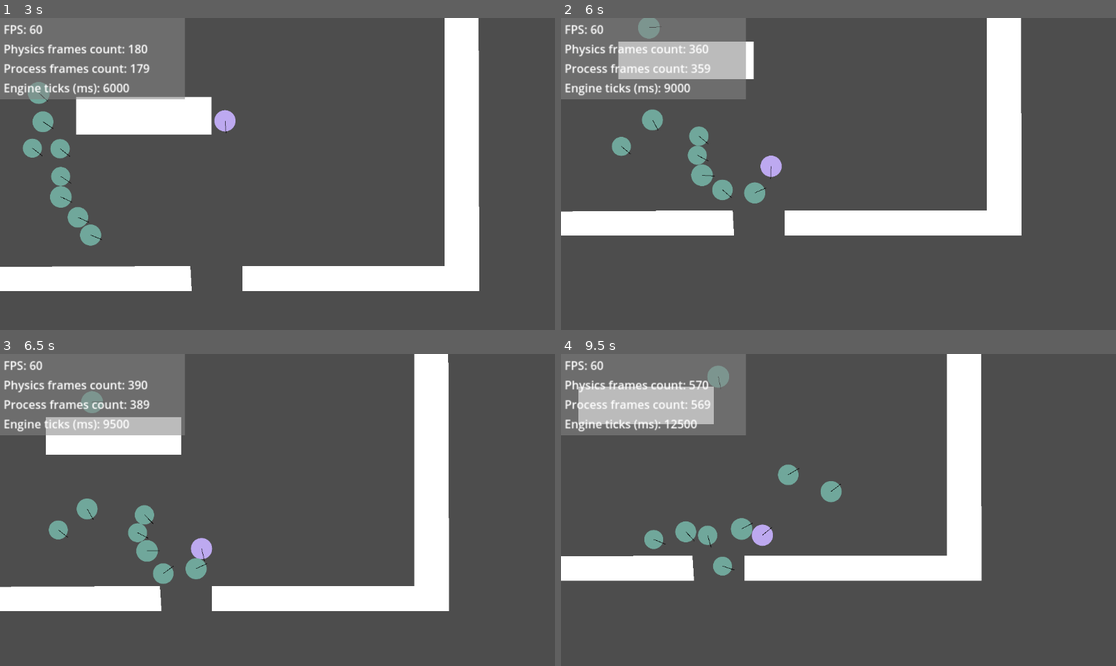
Above: before the commit, frames 1-4 (two rows, left to right).
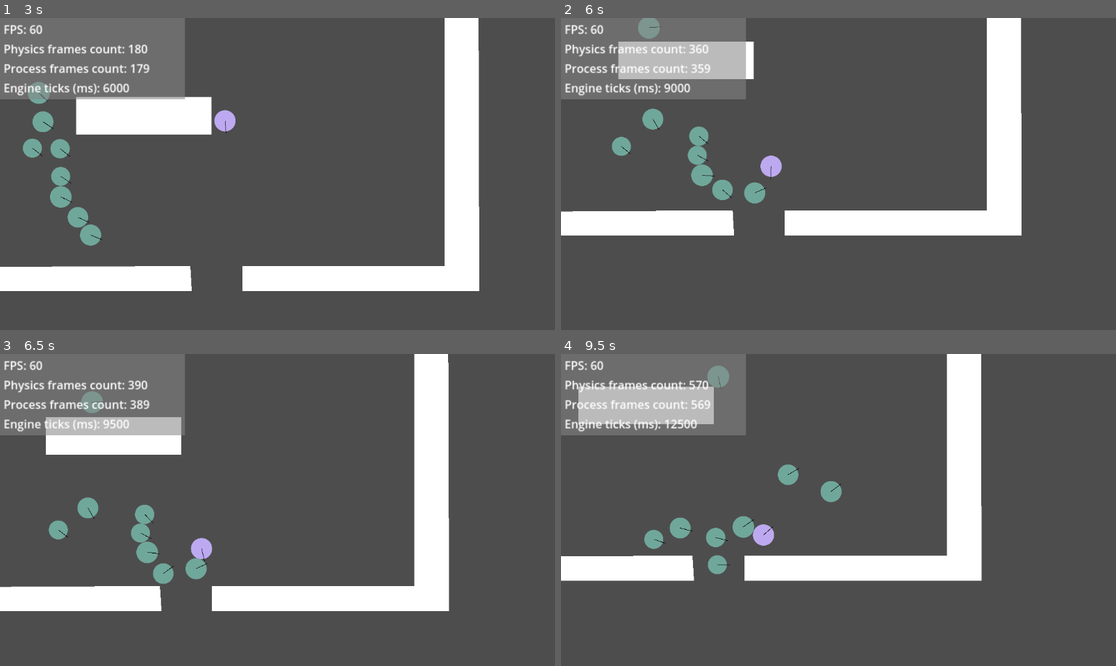
Above: after the commit, the same moments.

Repository: uknowmee/social-force
Game: Godot game, scene res://scenes/demos/demo_01.tscn
The game is run twice, just before and just after one commit, with the same random seed, the same clock (stepped at 60 frames per second) and the same inputs.
Inputs (mouse positions are in pixels of both pictures, inside the frame that each line leads up to):
- Up to frame 1 (3 s): move the mouse to (399, 158) at 0.52 s; click (399, 158) at 0.67 s; drag from (166, 189) to (49, 139) at 1.27 s; move the mouse to (333, 105) at 2.02 s; click (333, 105) at 2.17 s; drag from (249, 236) to (111, 127) at 2.77 s
- Up to frame 2 (6 s): move the mouse to (1005, 220) at 3.52 s; click (1005, 220) at 3.67 s; drag from (672, 127) to (755, 96) at 4.27 s; move the mouse to (866, 174) at 5.02 s; click (866, 174) at 5.17 s; drag from (755, 96) to (727, 189) at 5.77 s
- Up to frame 3 (6.5 s): no input
- Up to frame 4 (9.5 s): move the mouse to (960, 494) at 6.52 s; click (960, 494) at 6.67 s; drag from (727, 525) to (810, 572) at 7.27 s; move the mouse to (894, 441) at 8.02 s; click (894, 441) at 8.17 s; drag from (810, 572) to (672, 463) at 8.77 s

Frame 1 is identical in both runs. In frame 2, less than 0.1% of the frame differs, in the area x 14-26%, y 2-45%; in frame 3, 0.2%; in frame 4, 0.7%, in the area x 16-51%, y 35-72%.

Commit message:
fix code smells and format

Diff:
--- a/agh_simulation/scenes/agent/agent.gd
+++ b/agh_simulation/scenes/agent/agent.gd
@@ -1,42 +1,40 @@
 extends CharacterBody2D
 
-@export var randomTargetOffset = false
-@export var radius = 22.023
-@export var targets :Array[NodePath] = []
+@export var randomTargetOffset := false
+@export var radius := 22.023
+@export var targets: Array[NodePath] = []
+@export var maximumVelocity := 70.0
+@export var weight := 1.0
+@export var maximumRaycastAngle := 180
+@export var raycastPlacementDensity := 18
+@export var raycastDistance := 150
+@export var relaxationTime := 1.5
+@export var rotationSpeed := 0.1
 
-@export var maximumVelocity = 70.0
-@export var weight = 1.0
-@export var maximumRaycastAngle = 180
-@export var raycastPlacementDensity = 18
-@export var raycastDistance = 150
-@export var relaxationTime = 1.5
-@export var rotationSpeed = 0.1
+@onready var sprite: Sprite2D = $Sprite2D
+@onready var raycastContainer: Node2D = $Raycasts
+@onready var rays: Array[RayCast2D] = []
 
-@onready var sprite = $Sprite2D
-@onready var raycastContainer = $Raycasts
-@onready var rays = []
-var frontmost_ray = null
+var frontmost_ray     =  null
+var modulateColor     =  null
+var reached_target    := false
+var desired_direction := 0.0
+var desired_velocity  := Vector2(0, 0)
 
-var reached_target = false
-var modulateColor = null
+@onready var targetNodes: Array[Node] = getTargetNodes();
 
-var desired_direction = 0
-var desired_velocity = Vector2(0,0)
-
-@onready var targetNodes = getTargetNodes();
-var currentTarget = null
-var spawner = null
-
+var currentTarget: Node = null
+var spawner             = null
 signal agent_reached_target(agent, currentTarget, time)
 
 
-func _ready():
-	if targetNodes == null:
+func _ready() -> void:
+	if targetNodes.is_empty():
 		push_warning("No targets specified!")
 		return
 
 	randomize()
-	self.set_radius()
+	set_radius()
 
 	if modulateColor != null:
 		sprite.modulate = modulateColor;
@@ -51,7 +49,8 @@
 
 	set_motion_mode(MOTION_MODE_FLOATING)
 
-func _process(_dt):
+
+func _process(_dt) -> void:
 	if not currentTarget:
 		push_warning("Agent has no target");
 		set_process(false);
@@ -62,72 +61,82 @@
 	desired_velocity = Vector2(get_desired_speed(), 0).rotated(rotation);
 
 	if has_reached_target():
-		emit_signal("agent_reached_target",
-						spawner,
-						self.name,
-						self.currentTarget,
-						targetNodes.size() == 0,
-						Time.get_ticks_msec()
-					)
+		emit_signal(
+			"agent_reached_target",
+			spawner,
+			name,
+			currentTarget,
+			targetNodes.size() == 0,
+			Time.get_ticks_msec()
+		)
 		if targetNodes.size() != 0:
 			currentTarget = targetNodes.pop_front()
 		else:
 			queue_free()
 
+
 func _physics_process(_delta: float) -> void:
 	velocity = lerp(velocity, desired_velocity, 0.2)
 	move_and_slide()
 
-func get_desired_speed():
-	var dist = raycast_distance_to_collision(frontmost_ray) / relaxationTime;
+
+func get_desired_speed() -> float:
+	var dist := raycast_distance_to_collision(frontmost_ray) / relaxationTime;
 	return min(maximumVelocity, dist);
 
-func get_desired_direction():
-	var best_ray = null;
-	var best_distance = null;
+
+func get_desired_direction() -> float:
+	var best_ray: RayCast2D;
+	var best_distance: float;
 	for ray in rays:
-		var distance = cognitive_heuristic(ray);
+		var distance := cognitive_heuristic(ray);
 		if best_distance == null or distance > best_distance:
 			best_distance = distance;
 			best_ray = ray;
 	return best_ray.rotation + rotation;
 
+
 # d(alpha)
-func cognitive_heuristic(ray):
-	var dist_to_collision = raycast_distance_to_collision(ray);
+func cognitive_heuristic(ray) -> float:
+	var dist_to_collision := raycast_distance_to_collision(ray);
 	var direction_to_target = currentTarget.position.angle_to_point(position);
 	var global_angle = ray.rotation + rotation;
-	var penalty = 2 * raycastDistance * dist_to_collision * cos(direction_to_target - global_angle)
+	var penalty: float = 2 * raycastDistance * dist_to_collision * cos(direction_to_target - global_angle)
 	return sqrt(pow(raycastDistance, 2) + pow(dist_to_collision, 2) - penalty);
 
+
 # f(alpha)
-func raycast_distance_to_collision(raycast):
+func raycast_distance_to_collision(raycast) -> float:
 	if raycast.is_colliding():
 		return position.distance_to(raycast.get_collision_point());
 	else:
 		return raycastDistance;
 
+
 func set_radius():
-	var shape = get_node("CollisionShape2D");
-	var oldCollisionRadius = shape.shape.radius;
-	var oldSpriteScale = 2*oldCollisionRadius/128;
-	var newScale = self.radius / oldCollisionRadius;
+	var shapeNode: CollisionShape2D = get_node("CollisionShape2D");
+	var shape: CircleShape2D = shapeNode.shape;
+	var oldCollisionRadius := shape.radius;
+	var oldSpriteScale := 2*oldCollisionRadius/128;
+	var newScale := radius / oldCollisionRadius;
 
-	shape.scale = Vector2(newScale, newScale);
+	shapeNode.scale = Vector2(newScale, newScale);
 	sprite.scale = oldSpriteScale * Vector2(newScale, newScale);
 
-func has_reached_target():
-	if	targetNodes.size() > 0:
-		return self.radius * 2 + 50 > self.position.distance_to(currentTarget.position);
+
+func has_reached_target() -> bool:
+	if    targetNodes.size() > 0:
+		return radius * 2 + 50 > position.distance_to(currentTarget.position);
 	else:
-		return self.radius * 2 > self.position.distance_to(currentTarget.position);
+		return radius * 2 > position.distance_to(currentTarget.position);
+
 
 func generate_raycasts():
-	for child in raycastContainer.get_children():
+	for child: RayCast2D in raycastContainer.get_children():
 		rays.append(child)
-	for step in range(0, (maximumRaycastAngle / 2 + 1), raycastPlacementDensity):
-		for direction in ([1] if step == 0 else [1, -1]):
-			var rc = RayCast2D.new();
+	for step: int in range(0, (maximumRaycastAngle / 2 + 1), raycastPlacementDensity):
+		for direction: int in ([1] if step == 0 else [1, -1]):
+			var rc: RayCast2D = RayCast2D.new();
 			rc.target_position = Vector2(raycastDistance, 0)
 			rc.rotation = deg_to_rad(step * direction);
 			rc.enabled = true;
@@ -136,11 +145,12 @@
 			if step * direction == 0:
 				frontmost_ray = rc;
 
-func getTargetNodes():
+
+func getTargetNodes() -> Array[Node]:
 	if targets == null || targets.size() == 0:
-		return null
+		return []
 
-	var nodes = []
+	var nodes: Array[Node] = []
 	for targetNode in targets:
 		nodes.append(get_node(targetNode))
 	return nodes
--- a/agh_simulation/scenes/agent_spawner/agent_spawner.gd
+++ b/agh_simulation/scenes/agent_spawner/agent_spawner.gd
@@ -1,23 +1,24 @@
 extends Area2D
 
-var agentScene = preload("../agent/agent.tscn")
+var agentScene := preload("../agent/agent.tscn")
 
-@export var enabled = true
-@export var amount = 8
-@export var targets :Array[NodePath] = []
-@export var spawn_per_second = 0
-@export var randomize_raycast_angle = 30
-@export var ranzomize_radius = 2.5
-@export var randomize_raycast_distance = 20
-@export var randomize_max_speed = 20
-@export var randomize_relaxation_time = 0.2
-@export var randomize_rotation_speed = 0.02
+@export var enabled := true
+@export var amount := 8
+@export var targets: Array[NodePath] = []
+@export var spawn_per_second := 0
+@export var randomize_raycast_angle := 30
+@export var ranzomize_radius := 2.5
+@export var randomize_raycast_distance := 20
+@export var randomize_max_speed := 20
+@export var randomize_relaxation_time := 0.2
+@export var randomize_rotation_speed := 0.02
 
-@onready var agentContainer = $"../../Agents"
-@onready var collisionShape = get_node("CollisionShape2D")
-var shape = null
-var modulateColor = null
-var time_since_last_spawn = 0.0
+@onready var agentContainer := $"../../Agents"
+@onready var collisionShape: CollisionShape2D = get_node("CollisionShape2D")
+
+var shape: RectangleShape2D;
+var modulateColor         =  null
+var time_since_last_spawn := 0.0
 
 
 func _ready() -> void:
@@ -26,17 +27,19 @@
 		return
 
 	randomize()
-	var shape_owners = self.get_shape_owners()
-	self.shape = shape_owner_get_shape(shape_owners[0], 0)
+
+	var shape_owners: PackedInt32Array = get_shape_owners()
+	shape = shape_owner_get_shape(shape_owners[0], 0)
 
 	modulateColor = Color(randf(), randf(), randf())
 	if enabled:
 		for _i in range(amount):
 			spawn_child()
 
+
 func spawn_child():
-	var instance = agentScene.instantiate()
-	instance.spawner = self.name
+	var instance: Node = agentScene.instantiate()
+	instance.spawner = name
 
 	instance.position = get_random_pos()
 	instance.targets = targets;
@@ -47,24 +50,25 @@
 	instance.maximumVelocity = instance.maximumVelocity + randf_range(-randomize_max_speed, randomize_max_speed);
 	instance.relaxationTime = instance.relaxationTime + randf_range(-randomize_relaxation_time, randomize_relaxation_time);
 	instance.rotationSpeed = instance.rotationSpeed + randf_range(-randomize_rotation_speed, randomize_rotation_speed)
-	self.agentContainer.add_child(instance)
+	agentContainer.add_child(instance)
 
-func get_random_pos():
-	var center = self.collisionShape.position + self.position
-	var extents = shape.extents
-	var rng_pos = Vector2(
-		#rand_range(center.x - extents.x, center.x + extents.x),
-		center.x,
-		randf_range(center.y - extents.y, center.y + extents.y)
-	)
+
+func get_random_pos() -> Vector2:
+	var center           := collisionShape.position + position
+	var extents          := shape.size / 2
+	var rng_pos: Vector2 =  Vector2(
+								center.x,
+								randf_range(center.y - extents.y, center.y + extents.y)
+							)
 	return rng_pos
+
 
 func _process(delta: float) -> void:
 	if spawn_per_second == 0:
 		return
 
 	time_since_last_spawn += delta
-	var spawns = int(time_since_last_spawn * spawn_per_second)
+	var spawns := int(time_since_last_spawn * spawn_per_second)
 	for _i in range(spawns):
 		spawn_child()
 	time_since_last_spawn -= spawns / spawn_per_second
--- a/agh_simulation/scenes/stats/stats.gd
+++ b/agh_simulation/scenes/stats/stats.gd
@@ -1,15 +1,15 @@
 extends Node
 
-@onready var phyfcountLabel = $Control/MarginContainer/VBoxContainer/PhyFrameCount
-@onready var fpsLabel = $Control/MarginContainer/VBoxContainer/FPS
-@onready var processfcountLabel = $Control/MarginContainer/VBoxContainer/ProcessFrameCount
-@onready var enginetimeLabel = $Control/MarginContainer/VBoxContainer/EngineTime
+@onready var phyfcountLabel: Label = $Control/MarginContainer/VBoxContainer/PhyFrameCount
+@onready var fpsLabel: Label = $Control/MarginContainer/VBoxContainer/FPS
+@onready var processfcountLabel: Label = $Control/MarginContainer/VBoxContainer/ProcessFrameCount
+@onready var enginetimeLabel: Label = $Control/MarginContainer/VBoxContainer/EngineTime
 
-@onready var readyTimestamp = Time.get_unix_time_from_system() * 1000
+@onready var readyTimestamp := Time.get_unix_time_from_system() * 1000
 
 func _process(_dt: float) -> void:
 	phyfcountLabel.text = "Physics frames count: " + str(Engine.get_physics_frames())
 	processfcountLabel.text = "Process frames count: " + str(Engine.get_process_frames())
 	fpsLabel.text = "FPS: " + str(Engine.get_frames_per_second())
-	var ticks = Time.get_ticks_msec();
+	var ticks := Time.get_ticks_msec();
 	enginetimeLabel.text = "Engine ticks (ms): " + str(ticks);
--- a/agh_simulation/scripts/camera_2d.gd
+++ b/agh_simulation/scripts/camera_2d.gd
@@ -11,16 +11,16 @@
 var change := Vector2(0.02, 0.02)
 
 func _ready():
-	offset = get_viewport().size / 2
+	offset = (get_viewport() as Window).size / 2
 	zoom = Vector2.ONE
 
 func _process(delta):
 	handle_movement(delta)
 
-func handle_movement(delta):
+func handle_movement(_delta):
 	if dragging:
-		var mouse_position = get_global_mouse_position()
-		var drag_delta = mouse_position - drag_start
+		var mouse_position := get_global_mouse_position()
+		var drag_delta := mouse_position - drag_start
 		target_position -= drag_delta
 		drag_start = mouse_position
 
--- a/agh_simulation/scripts/globals.gd
+++ b/agh_simulation/scripts/globals.gd
@@ -1,3 +1,3 @@
 extends Node
 
-@export var scaleCoefficient = 1.0;
+@export var scaleCoefficient := 1.0;
